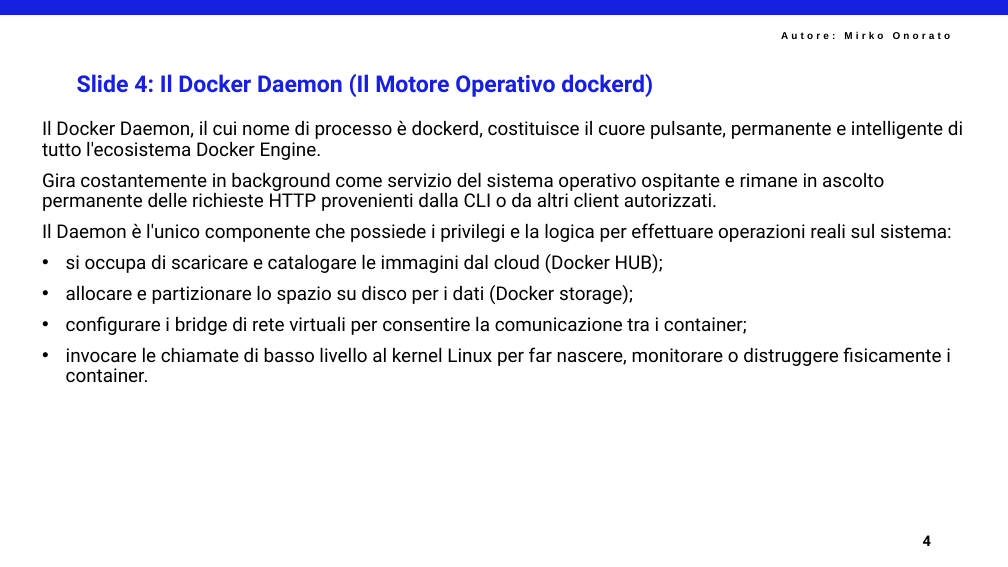
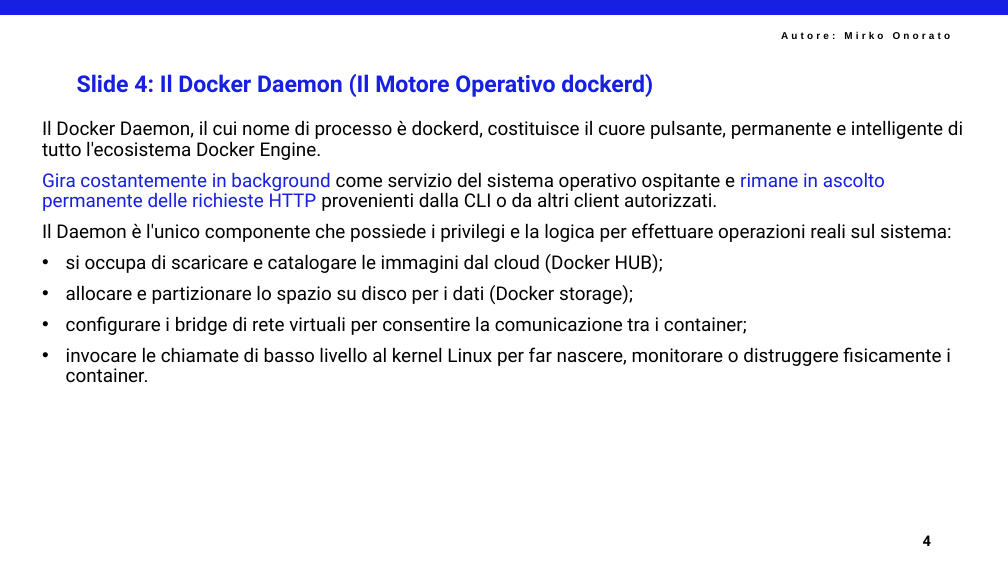
Before and after one commit to mirkoSkF/Docker-Slides, a slide deck: slide 6 of 1 - Introduzione a Docker.pptx. Drawn at 1008x567 pixels with LibreOffice and Linux fonts; fonts in the diff are those of the drawing; background and template pictures are left out. Boxes give left, top, right and bottom in pixels: in the first picture for what was removed or moved away, otherwise in the second. Text is boxed around its words. In the diff, an @@ line names an element or a change of style, - is before the commit and + after.

```diff
--- a/1 - Introduzione a Docker.pptx
+++ b/1 - Introduzione a Docker.pptx
@@ text at (42, 172, 885, 211): text colour #000000 to #171FE2 in "Gira costantemente in background rimane in ascolto ..." @@
```
Also in this commit, not shown: 4 other slides changed.
